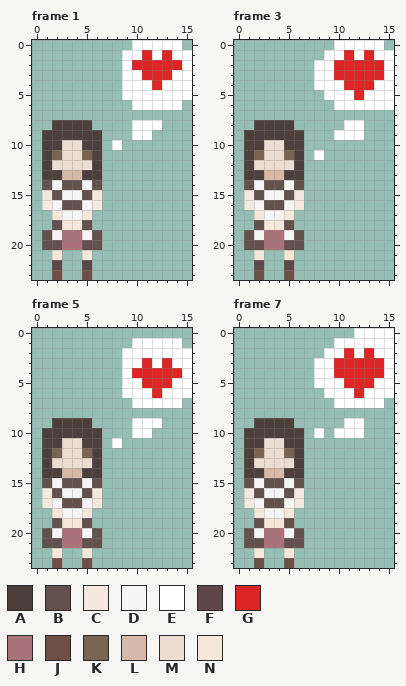
A animated GIF sprite gets an edit: yui-heart.gif. Above: the version before the commit.
The file is 32x48 pixels, drawn in blocks of 2x2; one block is one cell here. Colours within 5 levels of each other are drawn and written as one. Shown: frame 1, frame 3, frame 5, frame 7. The commit also changed other frames, which this record leaves out.
Palette (. is transparent): A #4c3f3c  B #63514e  C #f5e8e1  D #f5f5f5  E #ffffff  F #5f4649  G #dd2525  H #aa7279  J #6d4f45  K #796351  L #d6b9a8  M #ebddd2  N #f5e7da
Pixels before, frame 1, first column x 1:
 0 .........EEEEE.
 1 ........EEGEGEE
 2 ........EGGGGGE
 3 ........EEGGGEE
 4 ........EEEGEEE
 5 ........EEEEEEE
 6 .........EEEEE.
 7 ...............
 8 .AAAA....EEE...
 9 AAAAAA...EE....
10 AAMMAA.E.......
11 AKMMKA.........
12 AMMMMA.........
13 AALLAA.........
14 BDBBDB.........
15 CBDDBC.........
16 CDBBDC.........
17 .NDDN..........
18 .BNNB..........
19 BDHHDB.........
20 BBHHBB.........
21 .N..N..........
22 .F..F..........
23 .J..J..........
Pixels before, frame 3, first column x 1:
 0 .........EEEEE.
 1 ........EEGEGEE
 2 .......EEGGGGGE
 3 .......EEGGGGGE
 4 .......EEEGGGEE
 5 ........EEEGEEE
 6 .........EEEEEE
 7 ...............
 8 .AAAA.....EE...
 9 AAAAAA...EEE...
10 AAMMAA.........
11 AKMMKA.E.......
12 AMMMMA.........
13 AALLAA.........
14 BDBBDB.........
15 CBDDBC.........
16 CDBBDC.........
17 .NDDN..........
18 .BNNB..........
19 BDHHDB.........
20 BBHHBB.........
21 .N..N..........
22 .F..F..........
23 .J..J..........
Pixels before, frame 5, first column x 1:
 1 .........EEEEE.
 2 ........EEEEEEE
 3 ........EEGEGEE
 4 ........EGGGGGE
 5 ........EEGGGEE
 6 ........EEEGEEE
 7 .........EEEEE.
 8 ...............
 9 .AAAA....EEE...
10 AAAAAA...EE....
11 AAMMAA.E.......
12 AKMMKA.........
13 AMMMMA.........
14 AALLAA.........
15 BDBBDB.........
16 CBDDBC.........
17 CDBBDC.........
18 .NDDN..........
19 .BNNB..........
20 BDHHDB.........
21 BBHHBB.........
22 .N..N..........
23 .J..J..........
Pixels before, frame 7, first column x 1:
 0 ...........EEEE
 1 .........EEEEEE
 2 ........EEGEGEE
 3 .......EEGGGGGE
 4 .......EEGGGGGE
 5 .......EEEGGGEE
 6 ........EEEGEEE
 7 .........EEEEE.
 8 ...............
 9 .AAAA.....EE...
10 AAAAAA.E.EEE...
11 AAMMAA.........
12 AKMMKA.........
13 AMMMMA.........
14 AALLAA.........
15 BDBBDB.........
16 CBDDBC.........
17 CDBBDC.........
18 .NDDN..........
19 .BNNB..........
20 BDHHDB.........
21 BBHHBB.........
22 .N..N..........
23 .J..J..........
The same view after the edit:
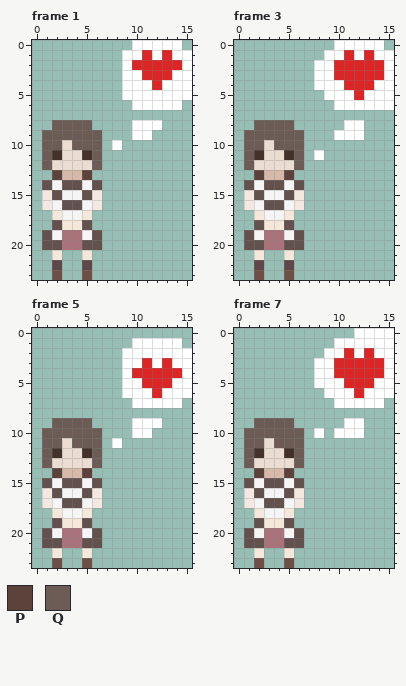
Colours new in this view: P #5d423b  Q #6d5c55
The exact change:
Colour K changes from #796351 to #443129.
Frame 1:
The edit turns colour A into colour P in row 13 at x 2 and 5.
The edit turns colour A into colour Q in row 8 at x 2 to 5; in row 9 at x 1 to 6; in row 10 at x 1 to 2 and 5 to 6; in rows 11 to 12 at x 1 and 6.
The edit turns colour M into colour Q in row 10 at x 4.
Colour A is gone in row 13 at x 1 and 6.
Frame 3: the same change as frame 1
Frame 5:
The edit turns colour A into colour P in row 14 at x 2 and 5.
The edit turns colour A into colour Q in row 9 at x 2 to 5; in row 10 at x 1 to 6; in row 11 at x 1 to 2 and 5 to 6; in rows 12 to 13 at x 1 and 6.
The edit turns colour M into colour Q in row 11 at x 4.
Colour A is gone in row 14 at x 1 and 6.
Frame 7: the same change as frame 5
Where, in picture pixels (left, top, right, bottom), the same in both pictures:
changed: (42, 120, 102, 180)
changed: (244, 120, 304, 180)
changed: (42, 418, 102, 478)
changed: (244, 418, 304, 478)
